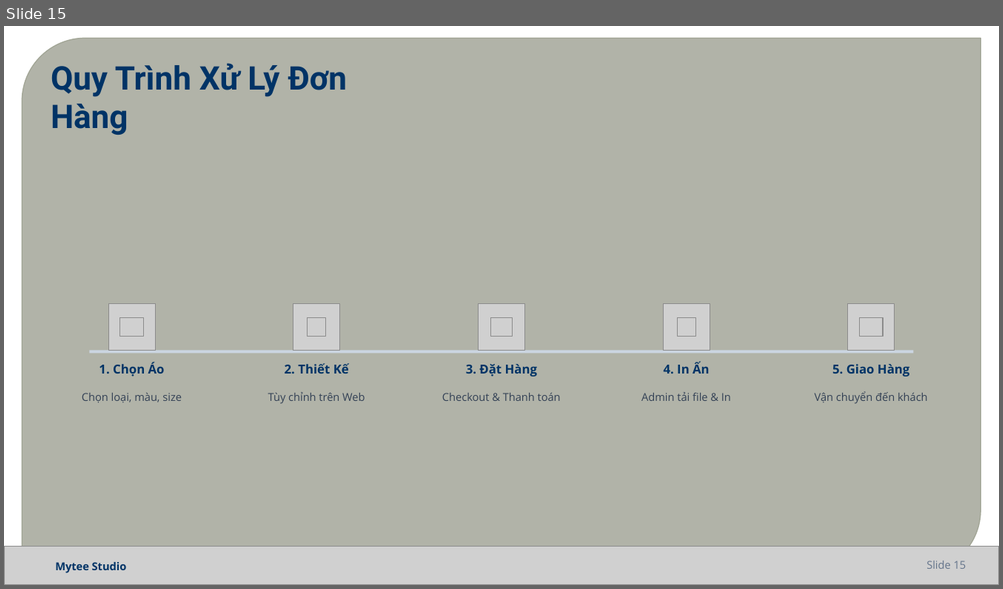
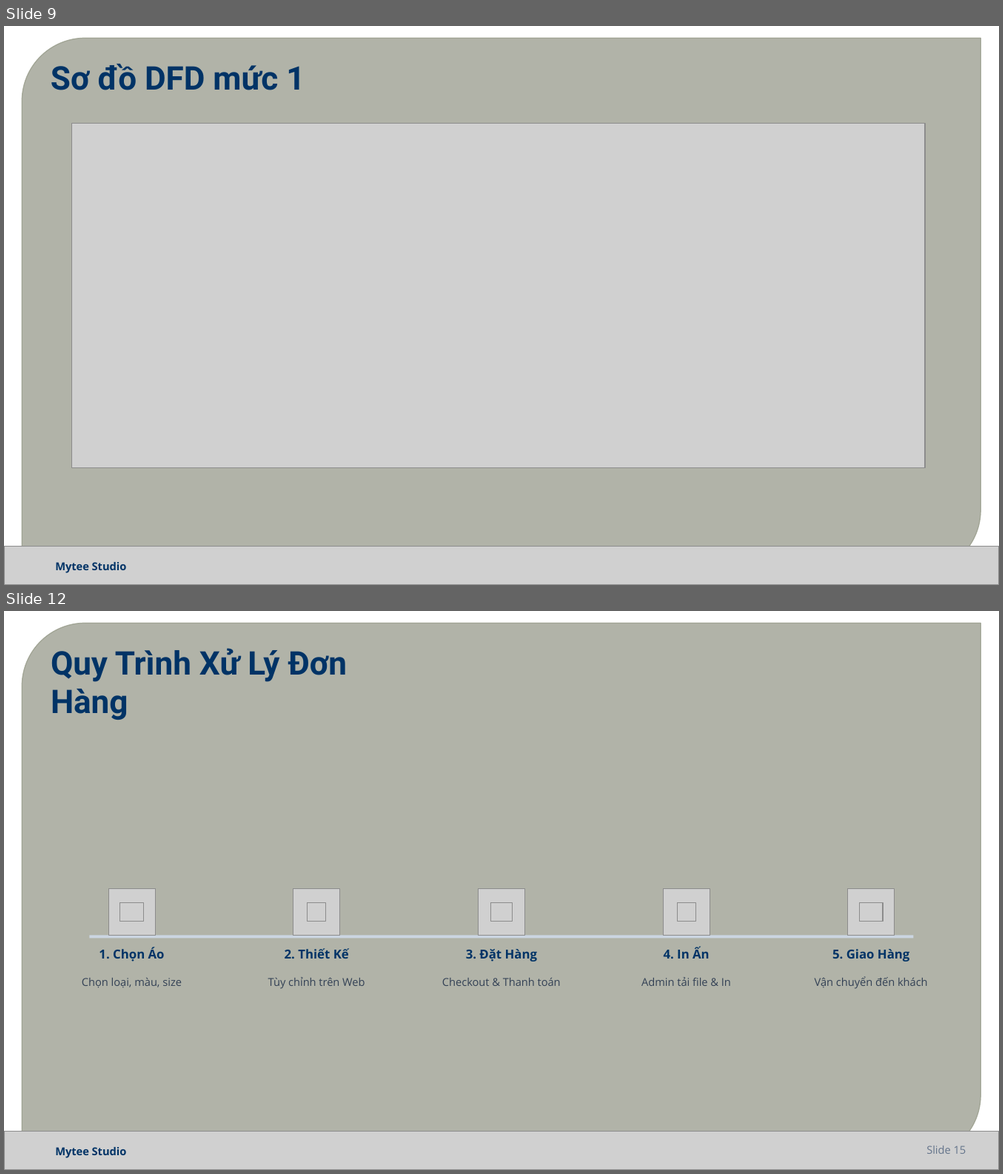
Before and after one commit to baongoc1710/cn-da22ttb-vobaongoc-shop-editor, a slide deck: Báo Cáo Đồ Án CN - Mytee Studio.pptx. Shown one above the other, each under a label of ours: slide 15 before the commit, slides 9 and 12 after it; the slides between them are not shown. The pictures are 1003x589 and 1003x1174 pixels, drawn with LibreOffice and Linux fonts; fonts in the diff are those of the drawing; grey boxes stand for pictures; background and template pictures are left out. Boxes give left, top, right and bottom in pixels: in the first picture for what was removed or moved away, otherwise in the second. Text is boxed around its words. In the diff, an @@ line names an element or a change of style, - is before the commit and + after.

```diff
--- a/Báo Cáo Đồ Án CN - Mytee Studio.pptx
+++ b/Báo Cáo Đồ Án CN - Mytee Studio.pptx
@@ slide 9 added at (4, 26, 999, 585), background picture (left out); not listed: 1 template element that a slide beside it also shows @@
@@ text added at (51, 64, 304, 90), 31.5 pt, text #003366, bold @@
+Sơ đồ DFD mức 1
@@ picture added at (72, 123, 925, 468) @@
@@ picture added at (4, 547, 999, 585) @@
@@ text added at (55, 562, 127, 574), 10.5 pt, text #003366, bold @@
+Mytee Studio
@@ what was slide 15 is now slide 12 @@
```
Also in this commit, not shown: 8 slides changed, 3 other slides added, 7 slides removed, 11 other files.
